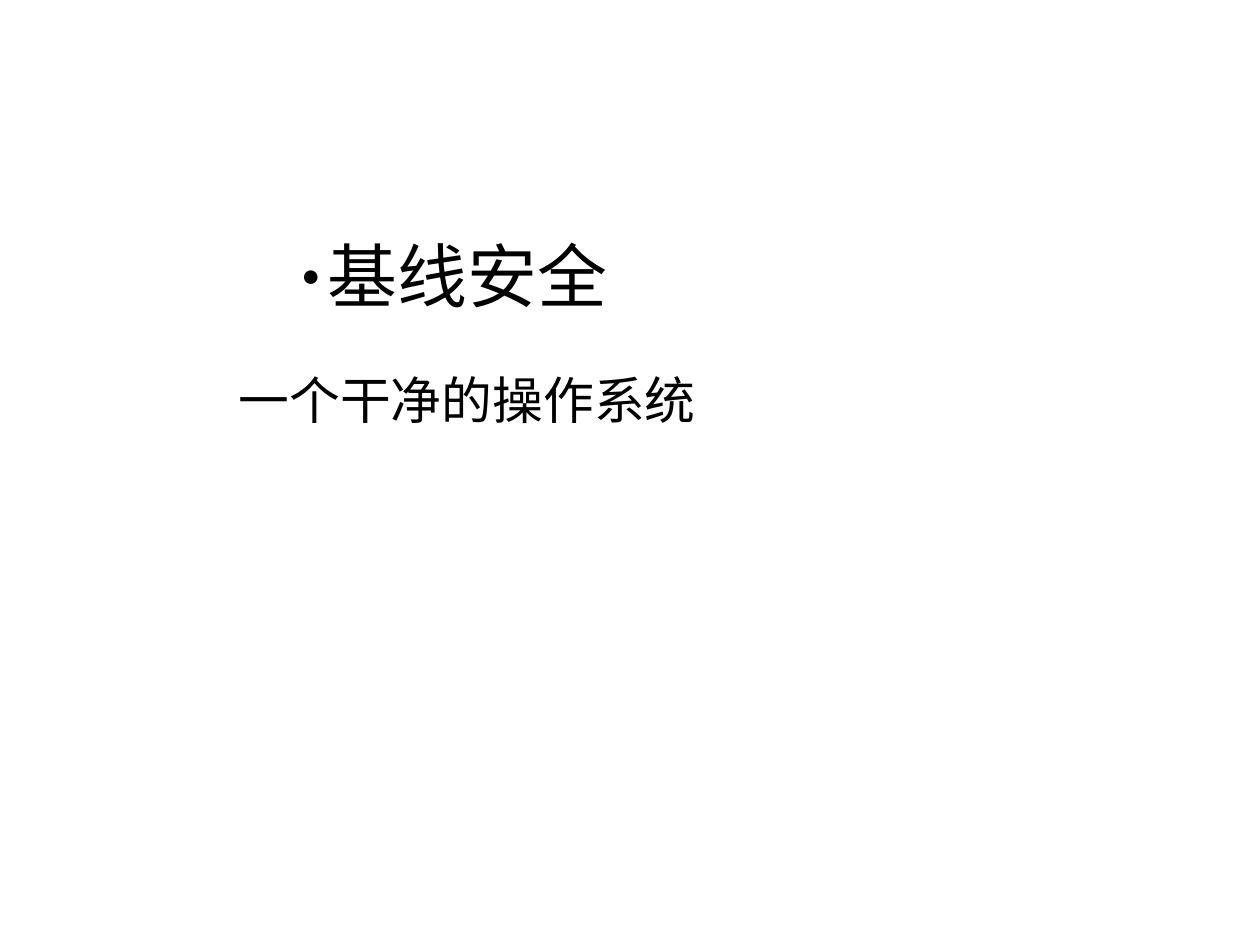
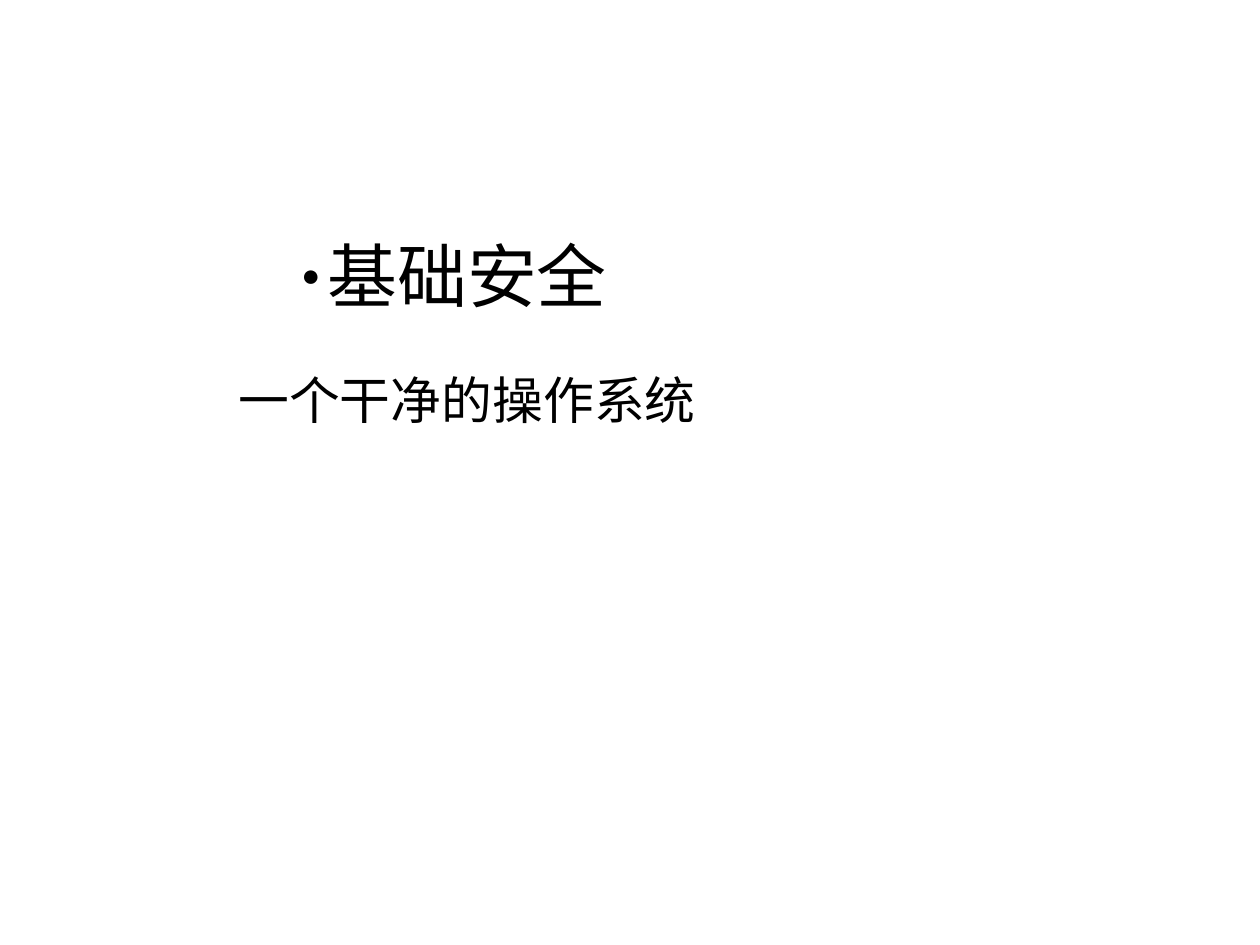
Before and after one commit to awesome-archive/Digital-rights, a slide deck: slide 3 of security-training-1.ppt. Drawn at 1260x945 pixels with LibreOffice and Linux fonts; fonts in the diff are those of the drawing; background and template pictures are left out. Boxes give left, top, right and bottom in pixels: in the first picture for what was removed or moved away, otherwise in the second. Text is boxed around its words. In the diff, an @@ line names an element or a change of style, - is before the commit and + after.

```diff
--- a/security-training-1.ppt
+++ b/security-training-1.ppt
@@ text at (238, 242, 695, 423): text changed @@
-● 基线安全
-  一个干净的操作系统
+● 基础安全
+  一个干净的操作系统
```
Also in this commit, not shown: 10 other slides changed, 10 other files.
